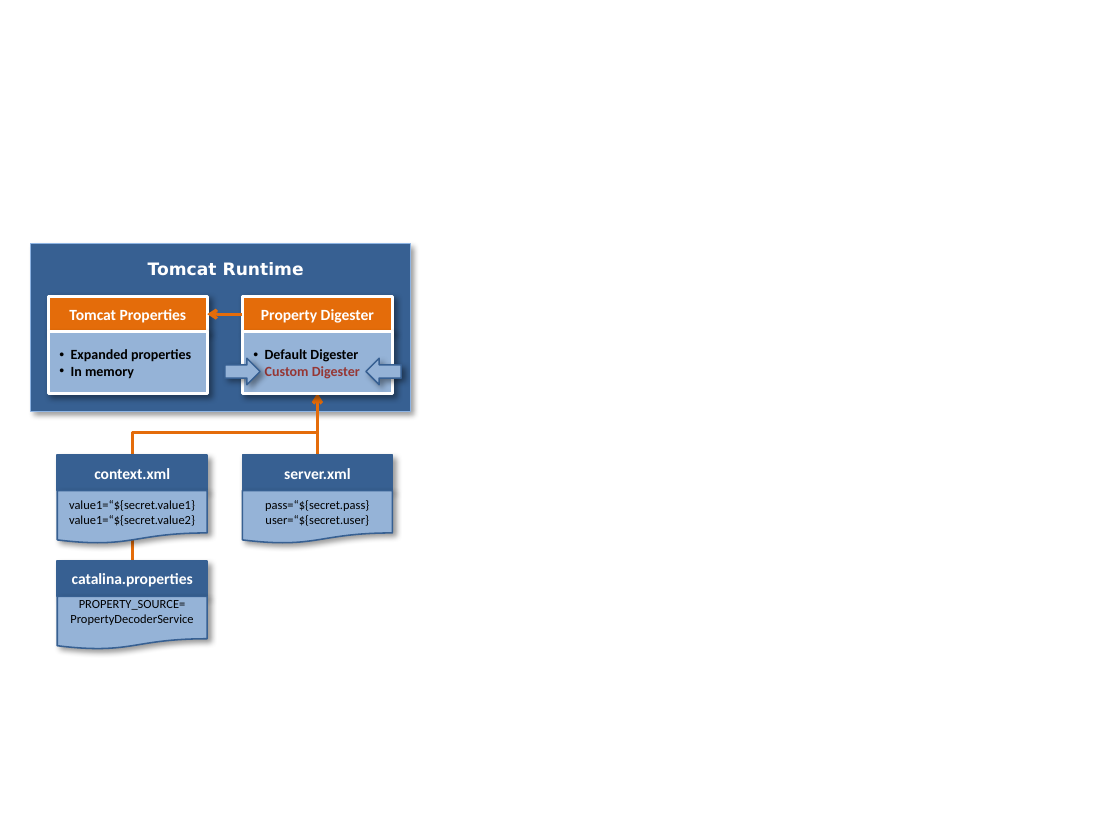
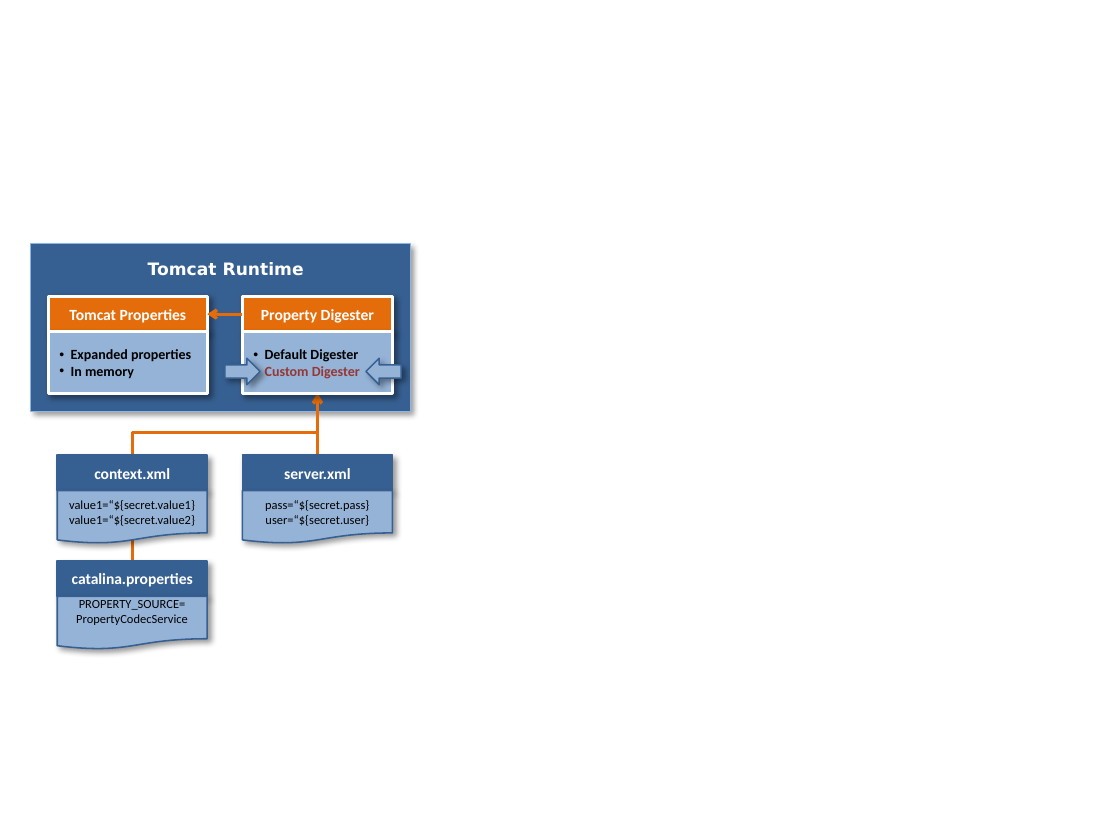
Before and after one commit to develop4/tomcat-extension, a slide deck: slide 1 of src/site/resources/ppt/PropertyDigester.pptx. Drawn at 1120x840 pixels with LibreOffice and Linux fonts; fonts in the diff are those of the drawing. Boxes give left, top, right and bottom in pixels: in the first picture for what was removed or moved away, otherwise in the second. Text is boxed around its words. In the diff, an @@ line names an element or a change of style, - is before the commit and + after.

```diff
--- a/src/site/resources/ppt/PropertyDigester.pptx
+++ b/src/site/resources/ppt/PropertyDigester.pptx
@@ text in flow chart document at bbox=[76, 600, 188, 625]: text changed @@
-PROPERTY_SOURCE= PropertyDecoderService
+PROPERTY_SOURCE= PropertyCodecService
```
Also in this commit, not shown: 1 other slide changed, 30 other files.
